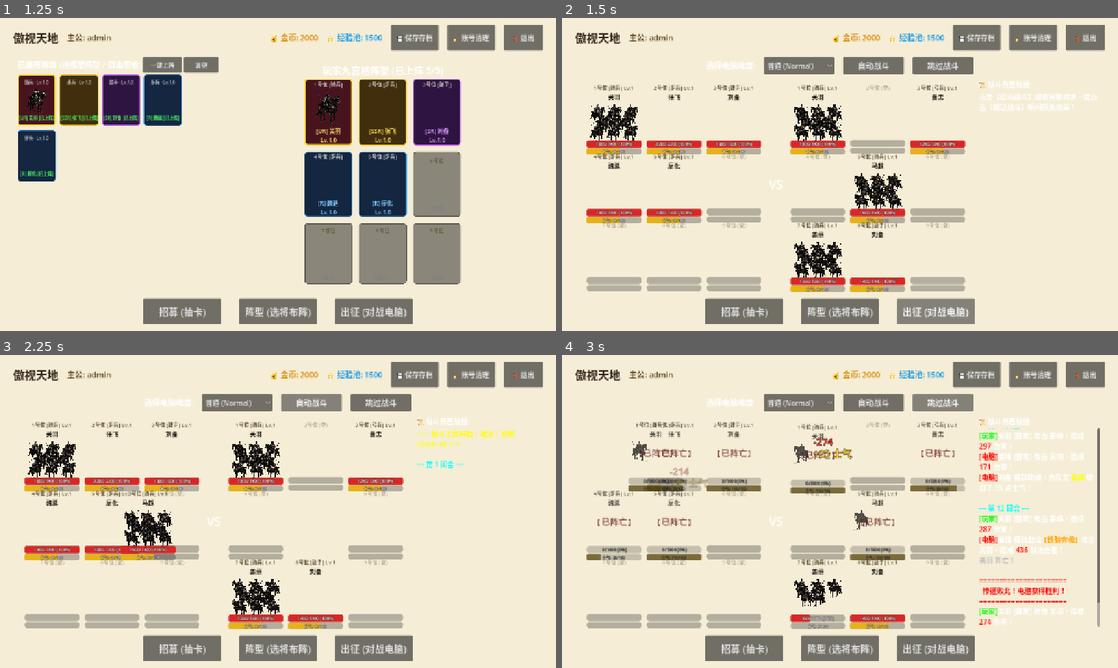
Above: before the commit, frames 1-4 (two rows, left to right).
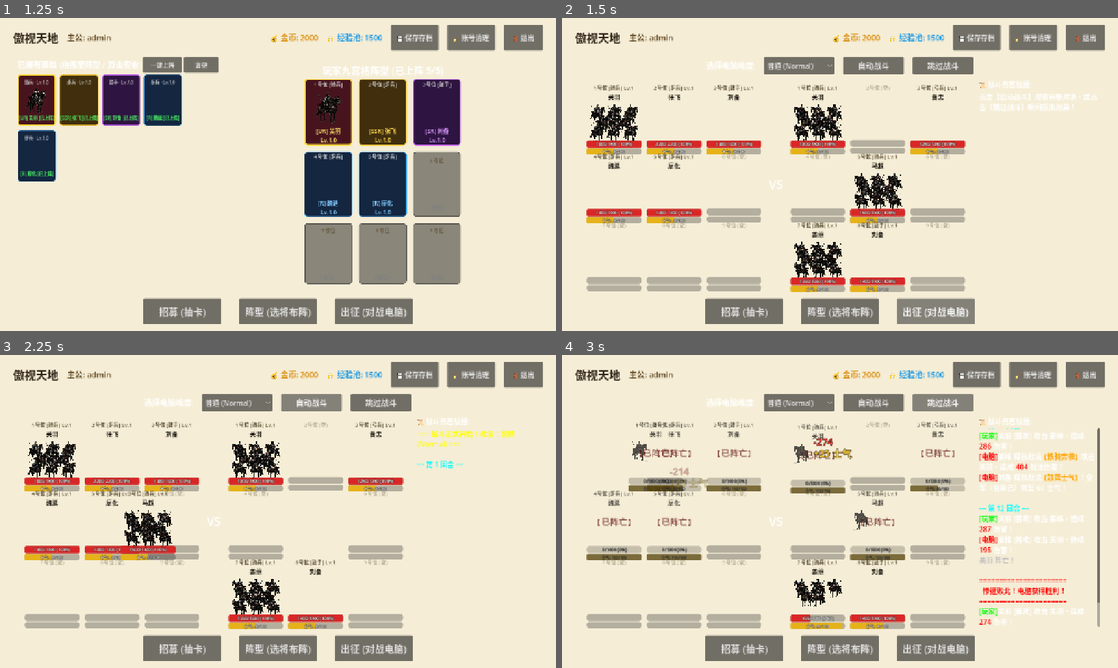
Above: after the commit, the same moments.

Repository: 869402559-cmyk/NineGridCardGame
Game: Godot game, scene res://scenes/LoginUI.tscn
Same seed, same stepped clock (60 frames per second), same inputs: the game is played once before the commit and once after it.
Inputs:
- Up to frame 1 (1.25 s): click "进入游戏" at 0.5 s
- Up to frame 2 (1.5 s): click "出征 (对战电脑)" at 1.25 s
- Up to frame 3 (2.25 s): click "自动战斗" at 2 s
- Up to frame 4 (3 s): click "跳过战斗" at 2.75 s

Frame 1 is identical in both runs. In frame 2, 0.2% of the frame differs, in the area x 9-69%, y 41-88%; in frame 3, 0.2%; in frame 4, 1.3%, in the area x 6-96%, y 28-88%.

Commit message:
refactor: set initial morale to 50 and max morale to 100

Diff:
--- a/scripts/BattleUI.gd
+++ b/scripts/BattleUI.gd
@@ -26,7 +26,7 @@
 	var evade_rate: float = 0.05 # 闪避率
 	var bonus_target: String = "无"
 	var bonus_rate: float = 0.0
-	var mp: int = 60 # 初始士气固定为 60
+	var mp: int = 50 # 初始士气固定为 50
 	var troop_name: String
 	var troop_type: String
 	var atk_type: String
@@ -173,8 +173,8 @@
 	mp_bar.name = "MpBar"
 	mp_bar.custom_minimum_size = Vector2(0, 14)
 	mp_bar.show_percentage = false
-	mp_bar.max_value = 120
-	mp_bar.value = 60
+	mp_bar.max_value = 100
+	mp_bar.value = 50
 	var mp_style = StyleBoxFlat.new()
 	mp_style.bg_color = Color(0.9, 0.7, 0.1)
 	mp_style.set_corner_radius_all(2)
@@ -182,7 +182,7 @@
 
 	var mp_lbl = Label.new()
 	mp_lbl.name = "MpLbl"
-	mp_lbl.text = "士气: 60/120"
+	mp_lbl.text = "士气: 50/100"
 	mp_lbl.horizontal_alignment = HORIZONTAL_ALIGNMENT_CENTER
 	mp_lbl.vertical_alignment = VERTICAL_ALIGNMENT_CENTER
 	mp_lbl.set_anchors_preset(PRESET_FULL_RECT)
@@ -265,7 +265,7 @@
 				u.evade_rate = combined["evade_rate"]
 				u.bonus_target = combined.get("bonus_target", "无")
 				u.bonus_rate = combined.get("bonus_rate", 0.0)
-				u.mp = 60 # 初始开局固定 60 士气
+				u.mp = 50 # 初始开局固定 50 士气
 				u.troop_name = combined["troop_name"]
 				u.troop_type = combined["troop_type"]
 				u.atk_type = combined["atk_type"]
@@ -297,7 +297,7 @@
 			u.evade_rate = combined["evade_rate"]
 			u.bonus_target = combined.get("bonus_target", "无")
 			u.bonus_rate = combined.get("bonus_rate", 0.0)
-			u.mp = 60 # 初始开局固定 60 士气
+			u.mp = 50 # 初始开局固定 50 士气
 			u.troop_name = combined["troop_name"]
 			u.troop_type = combined["troop_type"]
 			u.atk_type = combined["atk_type"]
@@ -536,14 +536,14 @@
 			for p in side_dict.keys():
 				var ally = side_dict[p] as BattleUnit
 				if ally.is_alive():
-					ally.mp = min(120, ally.mp + 60)
+					ally.mp = min(100, ally.mp + 60)
 					spawn_floating_text(ally.ui_card.global_position + Vector2(20, 10), "+60 士气", Color(1.0, 0.9, 0.2))
 
 			render_all_cards()
 			await get_tree().create_timer(0.3).timeout
 			return
 		else:
-			attacker.mp = min(120, attacker.mp + 10)
+			attacker.mp = min(100, attacker.mp + 10)
 			var side_dict = player_units if attacker.is_player else enemy_units
 			var candidates = []
 			for p in side_dict.keys():
@@ -553,7 +553,7 @@
 
 			if candidates.size() > 0:
 				var chosen = candidates[randi() % candidates.size()]
-				chosen.mp = min(120, chosen.mp + 35)
+				chosen.mp = min(100, chosen.mp + 35)
 				append_log(atk_tag + attacker.name + " 擂鼓助威，为队友 [color=yellow]" + chosen.name + "[/color] 增加了 35 点士气！")
 				spawn_floating_text(atk_card.global_position + Vector2(20, -15), "擂鼓助威", Color(0.9, 0.8, 0.2))
 				spawn_floating_text(chosen.ui_card.global_position + Vector2(20, 10), "+35 士气", Color(1.0, 0.9, 0.2))
@@ -601,7 +601,7 @@
 	# 3. 判定闪避 (MISS) —— 闪避向后退并浮出大 MISS 飘字
 	# ----------------------------------------------------
 	if not is_skill and randf() < target.evade_rate:
-		attacker.mp = min(120, attacker.mp + 10)
+		attacker.mp = min(100, attacker.mp + 10)
 		append_log(atk_tag + attacker.name + " 攻击 " + target.name + "，被 [color=cyan]【" + target.troop_name + "】[/color] 成功 [color=cyan]闪避 (MISS)[/color]！")
 
 		# 闪避受击方动作：向后退一下
@@ -635,7 +635,7 @@
 		else:
 			append_log(atk_tag + attacker.name + " 释放战法 [color=orange]【" + attacker.skill_name + "】[/color] 攻击 " + target.name + "，造成 [color=red]" + str(damage) + "[/color] 战法伤害！")
 	else:
-		attacker.mp = min(120, attacker.mp + 10)
+		attacker.mp = min(100, attacker.mp + 10)
 		var base_dmg = (attacker.atk * 1.5) - (target.def * 0.8)
 		damage = max(10, int(base_dmg * (0.9 + randf() * 0.2)))
 		if attacker.bonus_target != "无" and attacker.bonus_target == target.troop_type:
@@ -644,7 +644,7 @@
 		else:
 			append_log(atk_tag + attacker.name + " [普攻] 攻击 " + target.name + "，造成 [color=red]" + str(damage) + "[/color] 伤害！")
 
-	target.mp = min(120, target.mp + 25) # 受击 +25 士气
+	target.mp = min(100, target.mp + 25) # 受击 +25 士气
 	target.current_hp = max(0, target.current_hp - damage)
 
 	spawn_floating_text(tgt_card.global_position + Vector2(25, -10), "-" + str(damage), Color(1.0, 0.25, 0.2))
Not shown, changed: PROJECT_STATUS.md
